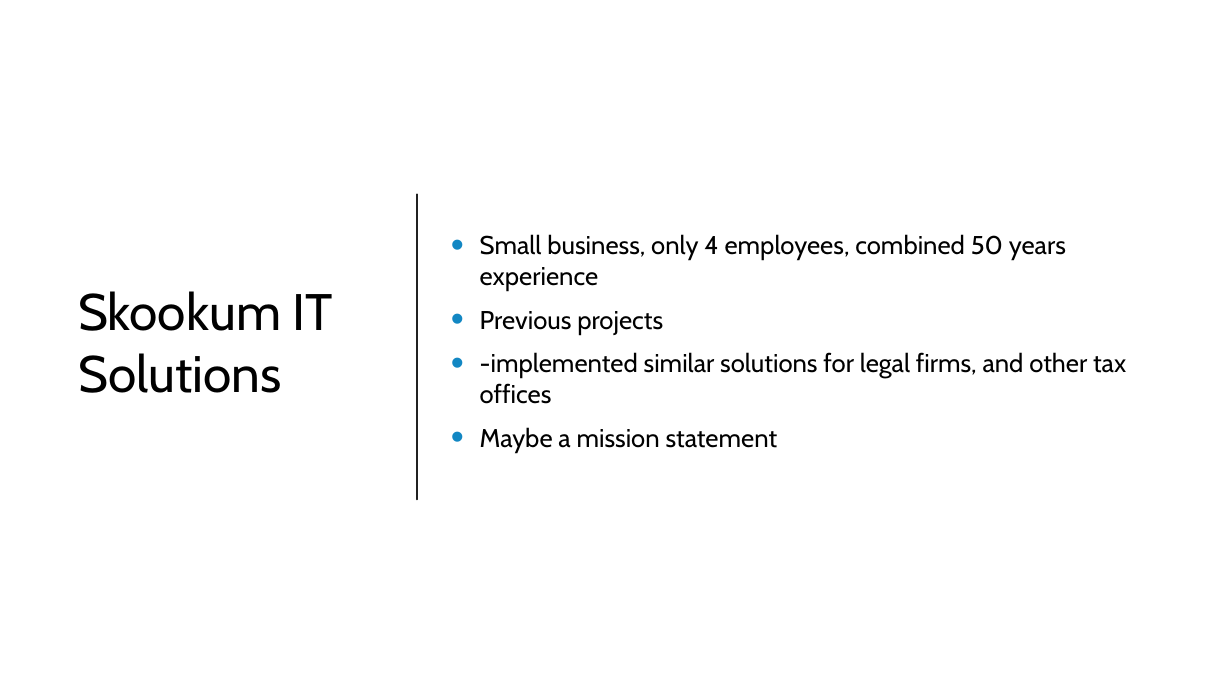
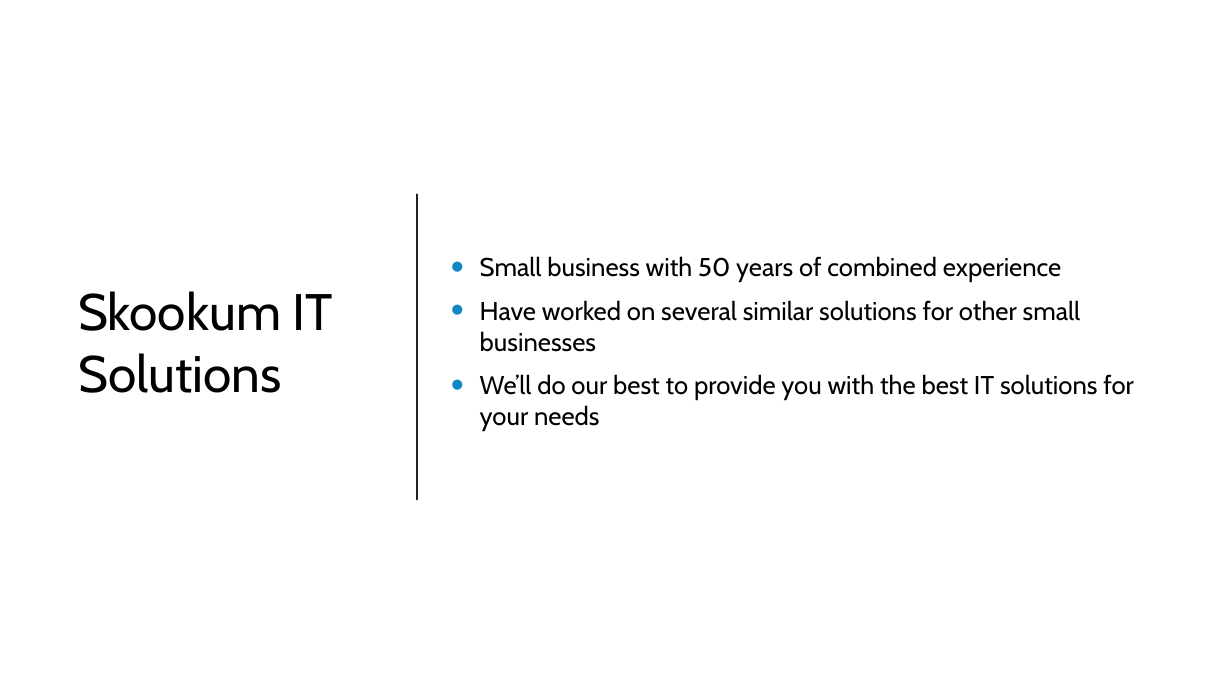
Before and after one commit to CalhounC357/4800_Tax_Boss, a slide deck: slide 2 of De La Riva, Bennett, Calhoun, Young; Tax_Boss.pptx. Drawn at 1232x693 pixels with LibreOffice and Linux fonts; fonts in the diff are those of the drawing; background and template pictures are left out. Boxes give left, top, right and bottom in pixels: in the first picture for what was removed or moved away, otherwise in the second. Text is boxed around its words. In the diff, an @@ line names an element or a change of style, - is before the commit and + after.

Commit message:
DD edits to second slide

```diff
--- a/De La Riva, Bennett, Calhoun, Young; Tax_Boss.pptx
+++ b/De La Riva, Bennett, Calhoun, Young; Tax_Boss.pptx
@@ text at <box>480,256,1134,431</box>: text changed @@
-• Small business, only 4 employees, combined 50 years experience
-• Previous projects
-• -implemented similar solutions for legal firms, and other tax offices
-• Maybe a mission statement
+• Small business with 50 years of combined experience
+• Have worked on several similar solutions for other small businesses
+• We’ll do our best to provide you with the best IT solutions for your needs
```
